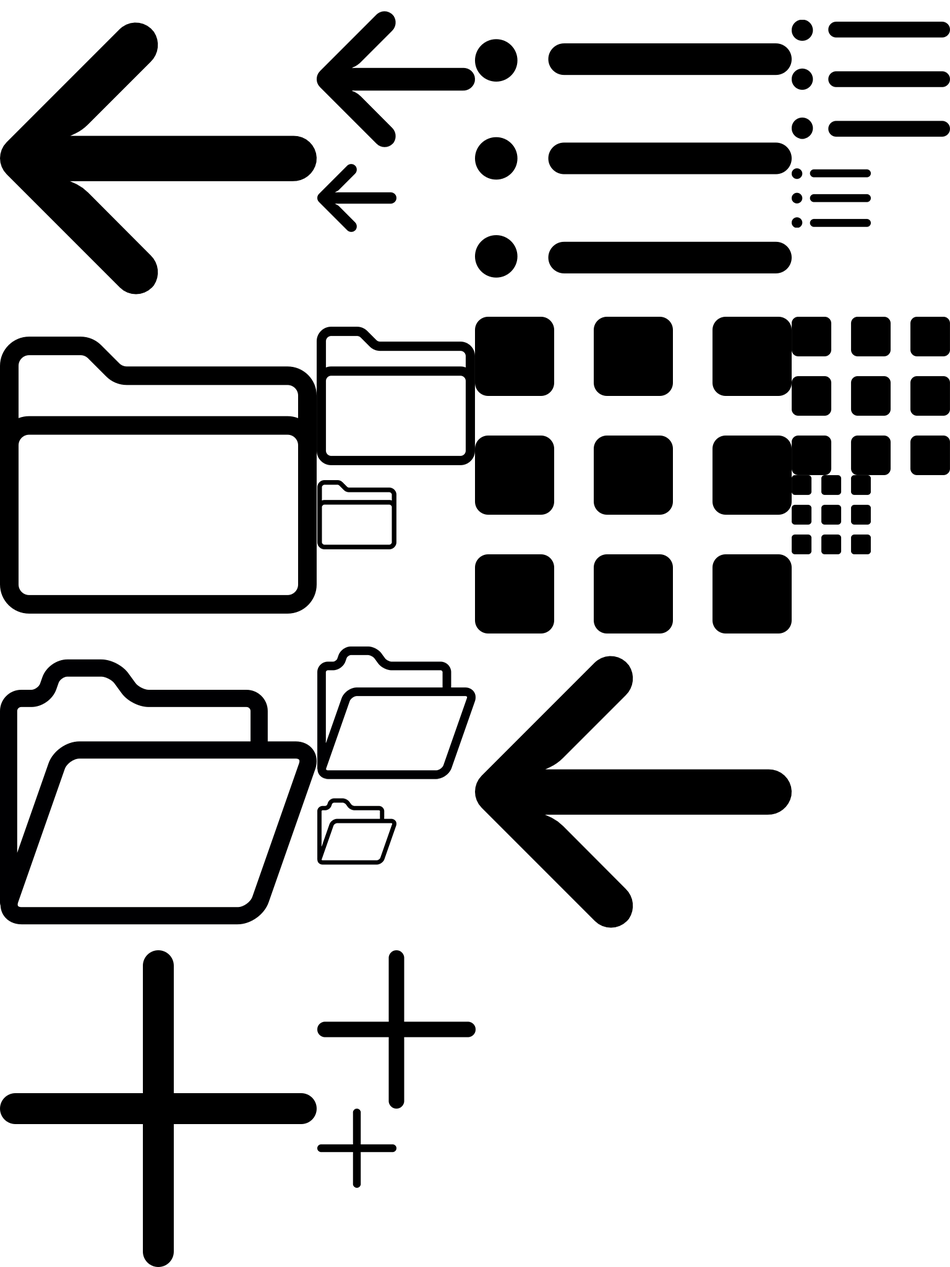
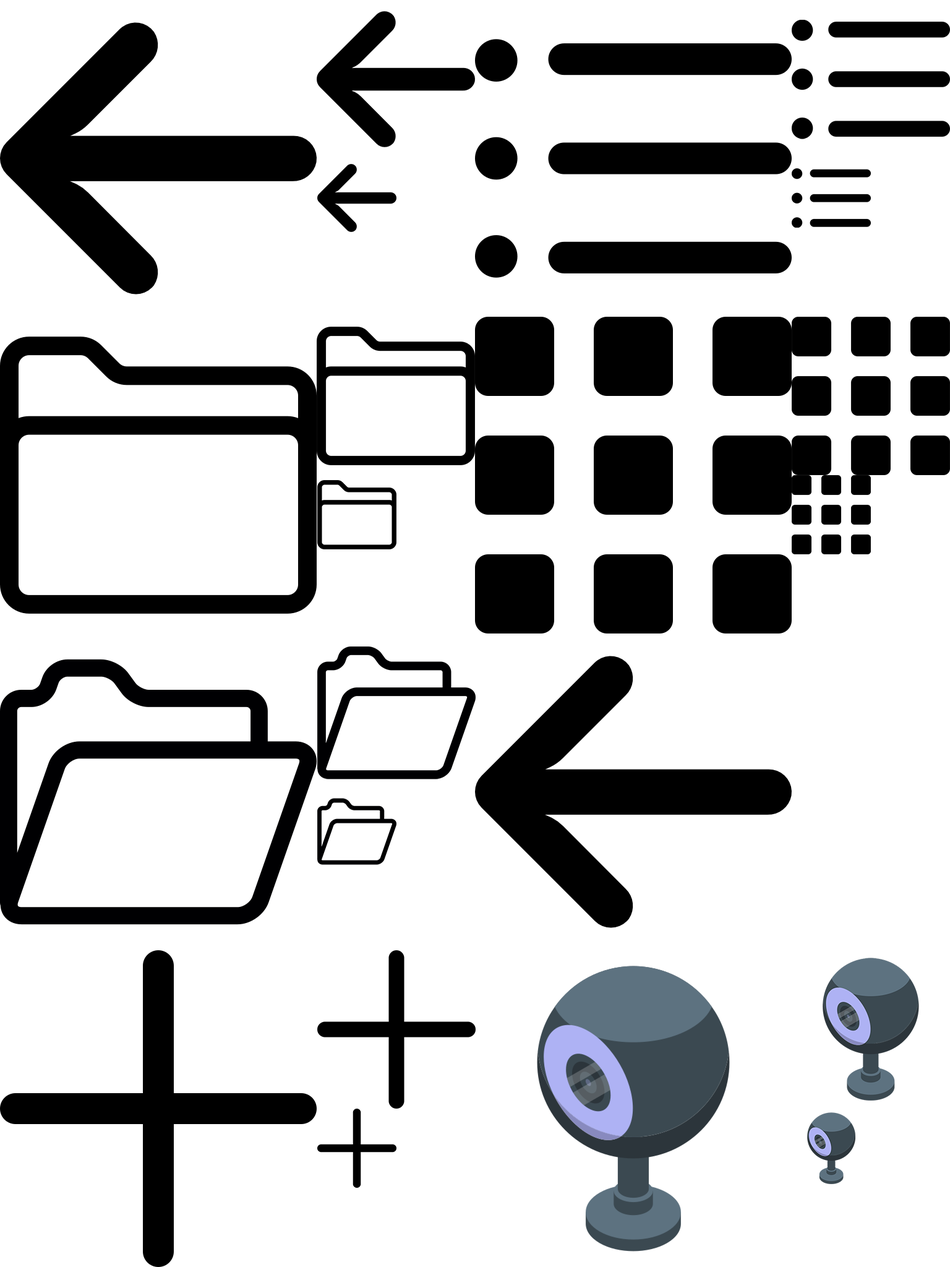
Layers edited between the first and the second (950, 1267) image:
added layer "camera" (1st of 3) above "camera" over (x1=807, y1=1112, x2=856, y2=1184)
added layer "camera" (2nd of 3) above "camera" over (x1=822, y1=957, x2=920, y2=1101)
added layer "camera" (3rd of 3) above "Item" over (x1=536, y1=965, x2=730, y2=1252)
